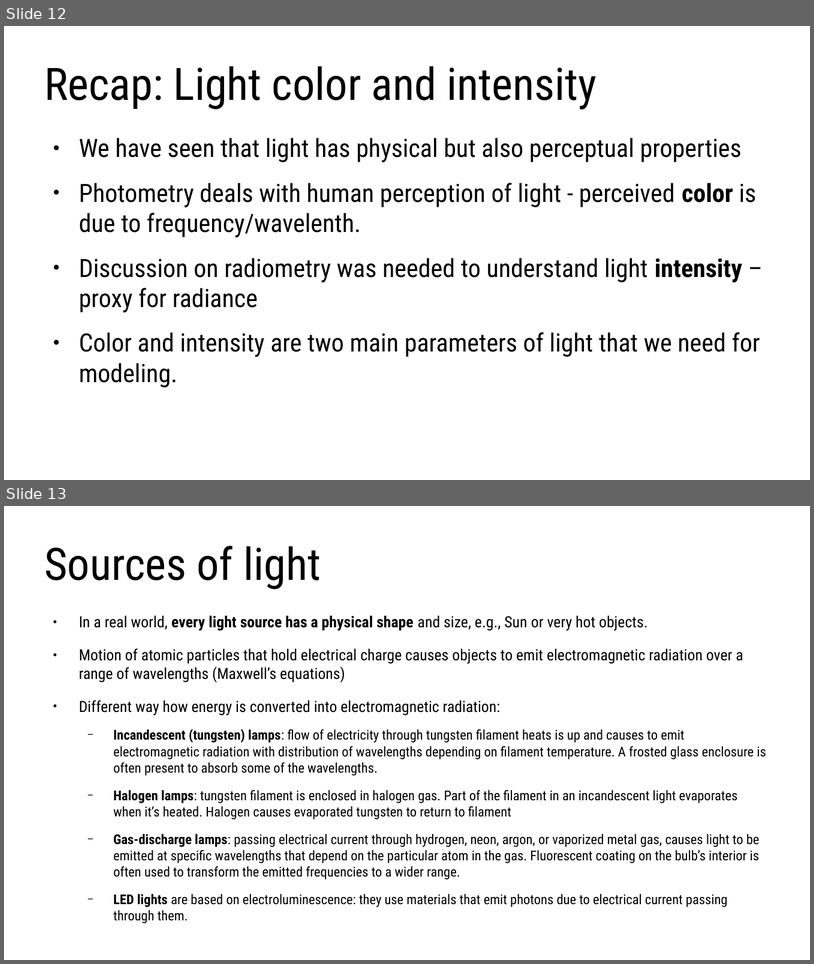
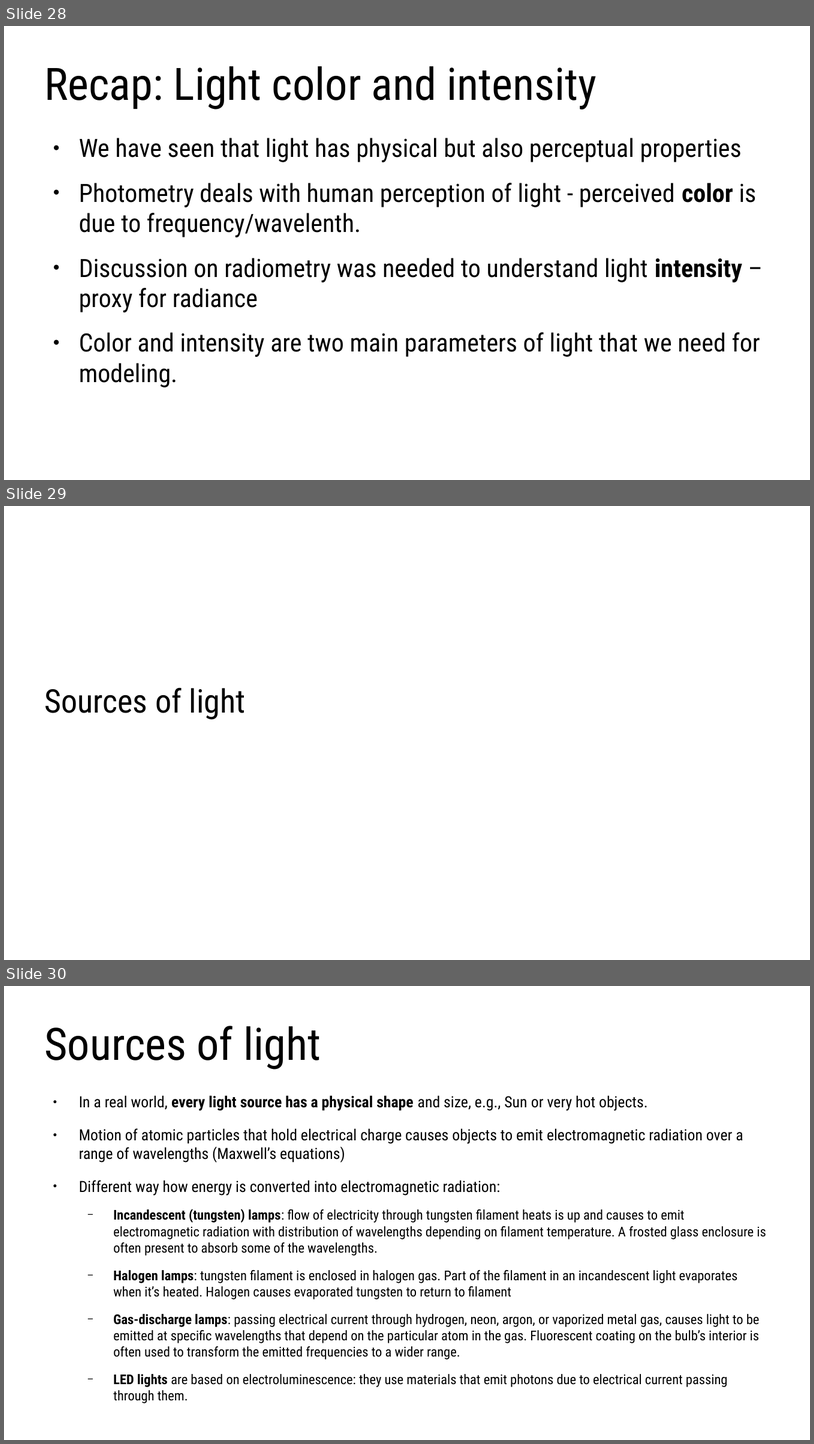
Before and after one commit to lorentzo/IntroductionToComputerGraphics, a slide deck: lectures/3_foundations_3d_scene/3_3_light.odp. Shown one above the other, each under a label of ours: slides 12 and 13 before the commit, slides 28, 29 and 30 after it. The pictures are 814x964 and 814x1444 pixels, drawn with LibreOffice and Linux fonts; fonts in the diff are those of the drawing. Boxes give left, top, right and bottom in pixels: in the first picture for what was removed or moved away, otherwise in the second. Text is boxed around its words. In the diff, an @@ line names an element or a change of style, - is before the commit and + after.

Commit message:
light

```diff
--- a/lectures/3_foundations_3d_scene/3_3_light.odp
+++ b/lectures/3_foundations_3d_scene/3_3_light.odp
@@ slide 29 added at (x1=4, y1=506, x2=810, y2=960), background #FFFFFF @@
@@ subtitle added at (x1=44, y1=688, x2=246, y2=720), 32 pt, text #000000 @@
+Sources of light
@@ what was slide 12 is now slide 28 @@
@@ what was slide 13 is now slide 30 @@
```
Also in this commit, not shown: 3 slides changed, 18 other slides added, 2 other files.
